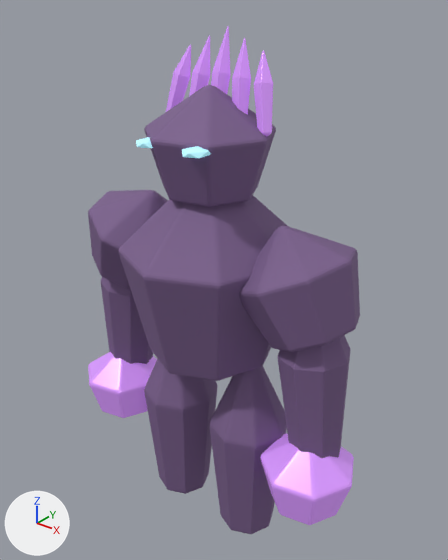
One commit to the Blender file assets/models/source/deep-fracture-creature-StoneGuardian-seidr.blend: the scene before it, then after it.
Rendered twice from a camera (50 mm lens) standing at (3.54, -4.25, 5.38) and looking at (0.02, 0.16, 2.65). Lighting does not change. The marker at lower left points along +X, +Y and +Z. The picture after the commit comes second.

Names of what the first picture shows: 'crown', 'crown-spire0', 'crown-spire1', 'crown-spire2', 'crown-spire3', 'crown-spire4', 'fist-left', 'fist-right', 'fortress-chest', 'gate-leg-left', 'gate-leg-right', 'pillar-arm-left', 'pillar-arm-right', 'shoulder-left', 'shoulder-right' and 2 more.
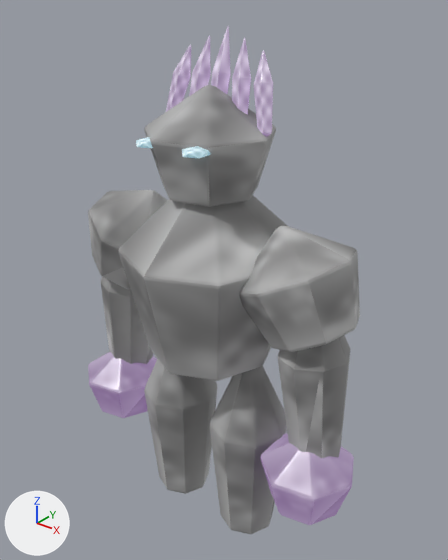
The change, as a list of edits to the scene's bpy script:
```text
Change me_fortress_chest:
    where me_fortress_chest.from_pydata(...)  # 18 vertices, 32 faces; spans x -0.88..0.88, y -0.93..0.93, z -1.03..1.03
    remove me_fortress_chest.materials.append(mat_export_source_001)  # purple #7e638f
    add me_fortress_chest.materials.append(mat_export_source_001_carapace)  # picture img_creature_carapace
Change me_crown:
    where me_crown.from_pydata(...)  # 16 vertices, 28 faces; spans x -0.589..0.589, y -0.604..0.604, z -0.507..0.507
    remove me_crown.materials.append(mat_export_source_001)  # purple #7e638f
    add me_crown.materials.append(mat_export_source_001_carapace)  # picture img_creature_carapace
Change me_shoulder_left:
    where me_shoulder_left.from_pydata(...)  # 18 vertices, 32 faces; spans x -0.578..0.578, y -0.58..0.58, z -0.559..0.559
    remove me_shoulder_left.materials.append(mat_export_source_001)  # purple #7e638f
    add me_shoulder_left.materials.append(mat_export_source_001_carapace)  # picture img_creature_carapace
Change me_shoulder_right:
    where me_shoulder_right.from_pydata(...)  # 18 vertices, 32 faces; spans x -0.578..0.578, y -0.58..0.58, z -0.559..0.559
    remove me_shoulder_right.materials.append(mat_export_source_001)  # purple #7e638f
    add me_shoulder_right.materials.append(mat_export_source_001_carapace)  # picture img_creature_carapace
Change me_pillar_arm_left:
    where me_pillar_arm_left.from_pydata(...)  # 18 vertices, 32 faces; spans x -0.34..0.34, y -0.34..0.34, z -1.06..1.06
    remove me_pillar_arm_left.materials.append(mat_export_source_001)  # purple #7e638f
    add me_pillar_arm_left.materials.append(mat_export_source_001_carapace)  # picture img_creature_carapace
Change me_pillar_arm_right:
    where me_pillar_arm_right.from_pydata(...)  # 18 vertices, 32 faces; spans x -0.34..0.34, y -0.34..0.34, z -1.06..1.06
    remove me_pillar_arm_right.materials.append(mat_export_source_001)  # purple #7e638f
    add me_pillar_arm_right.materials.append(mat_export_source_001_carapace)  # picture img_creature_carapace
Change me_gate_leg_left:
    where me_gate_leg_left.from_pydata(...)  # 18 vertices, 32 faces; spans x -0.42..0.42, y -0.42..0.42, z -1.21..1.21
    remove me_gate_leg_left.materials.append(mat_export_source_001)  # purple #7e638f
    add me_gate_leg_left.materials.append(mat_export_source_001_carapace)  # picture img_creature_carapace
Change me_gate_leg_right:
    where me_gate_leg_right.from_pydata(...)  # 18 vertices, 32 faces; spans x -0.42..0.42, y -0.42..0.42, z -1.21..1.21
    remove me_gate_leg_right.materials.append(mat_export_source_001)  # purple #7e638f
    add me_gate_leg_right.materials.append(mat_export_source_001_carapace)  # picture img_creature_carapace
Change me_fist_left:
    where me_fist_left.from_pydata(...)  # 16 vertices, 28 faces; spans x -0.456..0.456, y -0.468..0.468, z -0.425..0.425
    remove me_fist_left.materials.append(mat_export_source_002)  # purple #d495fa, glowing purple #c086e3
    add me_fist_left.materials.append(mat_export_source_002_carapace)  # picture img_creature_carapace, glowing purple #c086e3
Change me_fist_right:
    where me_fist_right.from_pydata(...)  # 16 vertices, 28 faces; spans x -0.456..0.456, y -0.468..0.468, z -0.425..0.425
    remove me_fist_right.materials.append(mat_export_source_002)  # purple #d495fa, glowing purple #c086e3
    add me_fist_right.materials.append(mat_export_source_002_carapace)  # picture img_creature_carapace, glowing purple #c086e3
Change me_crown_spire0:
    where me_crown_spire0.from_pydata(...)  # 12 vertices, 20 faces; spans x -0.112..0.112, y -0.113..0.113, z -0.35..0.35
    remove me_crown_spire0.materials.append(mat_export_source_002)  # purple #d495fa, glowing purple #c086e3
    add me_crown_spire0.materials.append(mat_export_source_002_crystal)  # picture img_creature_crystal, glowing purple #c086e3
Change me_crown_spire1:
    where me_crown_spire1.from_pydata(...)  # 12 vertices, 20 faces; spans x -0.096..0.096, y -0.122..0.122, z -0.425..0.425
    remove me_crown_spire1.materials.append(mat_export_source_002)  # purple #d495fa, glowing purple #c086e3
    add me_crown_spire1.materials.append(mat_export_source_002_crystal)  # picture img_creature_crystal, glowing purple #c086e3
Change me_crown_spire2:
    where me_crown_spire2.from_pydata(...)  # 12 vertices, 20 faces; spans x -0.081..0.081, y -0.131..0.131, z -0.496..0.496
    remove me_crown_spire2.materials.append(mat_export_source_002)  # purple #d495fa, glowing purple #c086e3
    add me_crown_spire2.materials.append(mat_export_source_002_crystal)  # picture img_creature_crystal, glowing purple #c086e3
Change me_crown_spire3:
    where me_crown_spire3.from_pydata(...)  # 12 vertices, 20 faces; spans x -0.094..0.094, y -0.122..0.122, z -0.425..0.425
    remove me_crown_spire3.materials.append(mat_export_source_002)  # purple #d495fa, glowing purple #c086e3
    add me_crown_spire3.materials.append(mat_export_source_002_crystal)  # picture img_creature_crystal, glowing purple #c086e3
Change me_crown_spire4:
    where me_crown_spire4.from_pydata(...)  # 12 vertices, 20 faces; spans x -0.109..0.109, y -0.113..0.113, z -0.35..0.35
    remove me_crown_spire4.materials.append(mat_export_source_002)  # purple #d495fa, glowing purple #c086e3
    add me_crown_spire4.materials.append(mat_export_source_002_crystal)  # picture img_creature_crystal, glowing purple #c086e3
```

Where the change shows, as pixel boxes [x1, y1, x2, y2] in the pictures (448 x 560 px):
'fortress-chest', recoloured (purple to grey): [118, 195, 287, 381] in both
'shoulder-right', recoloured (purple to grey): [240, 226, 360, 352] in both
'crown', recoloured (purple to grey): [144, 85, 276, 207] in both
'gate-leg-right', recoloured: [210, 366, 287, 534] in both
'gate-leg-left', recoloured (lighter): [144, 359, 218, 494] in both
'pillar-arm-right', recoloured: [277, 335, 350, 458] in both
'fist-right', recoloured: [260, 433, 354, 525] in both
'shoulder-left', recoloured (purple to grey): [88, 190, 168, 289] in both
'fist-left', recoloured: [88, 352, 157, 418] in both
'pillar-arm-left', recoloured (lighter): [101, 277, 153, 364] in both
'crown-spire4', recoloured: [254, 50, 273, 136] in both
'crown-spire3', recoloured: [232, 37, 251, 115] in both
'crown-spire0', recoloured: [166, 44, 191, 112] in both
'crown-spire2', recoloured: [211, 27, 231, 94] in both
'crown-spire1', recoloured: [189, 35, 211, 96] in both
